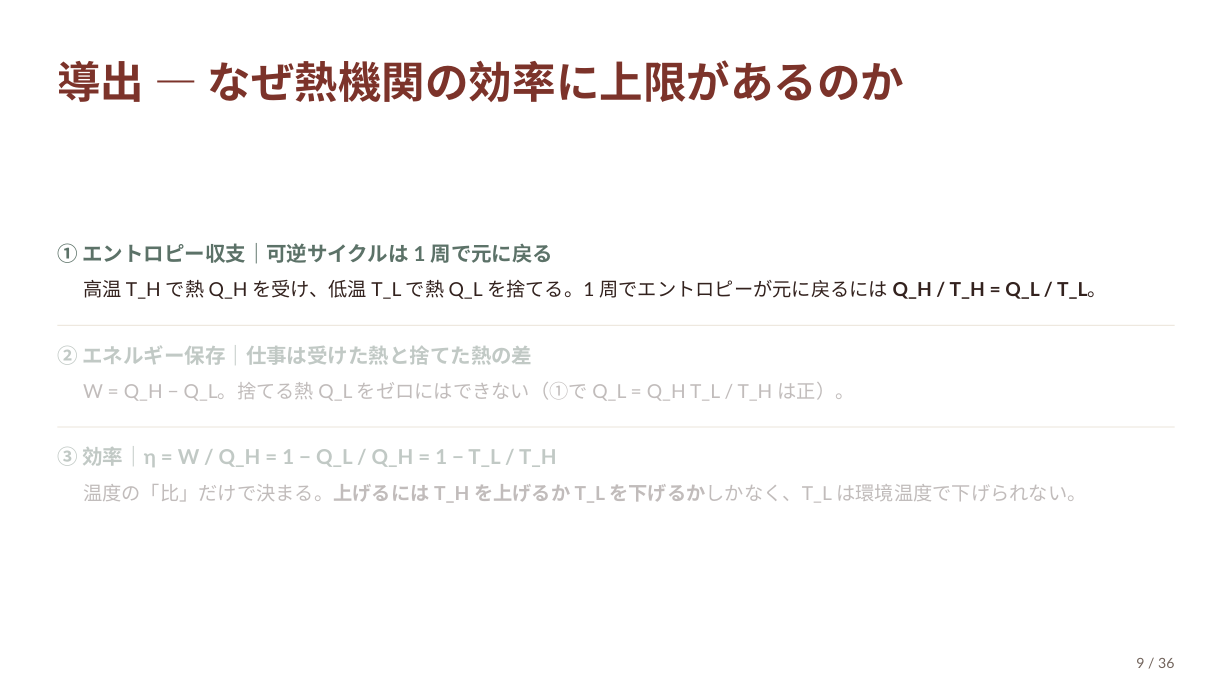
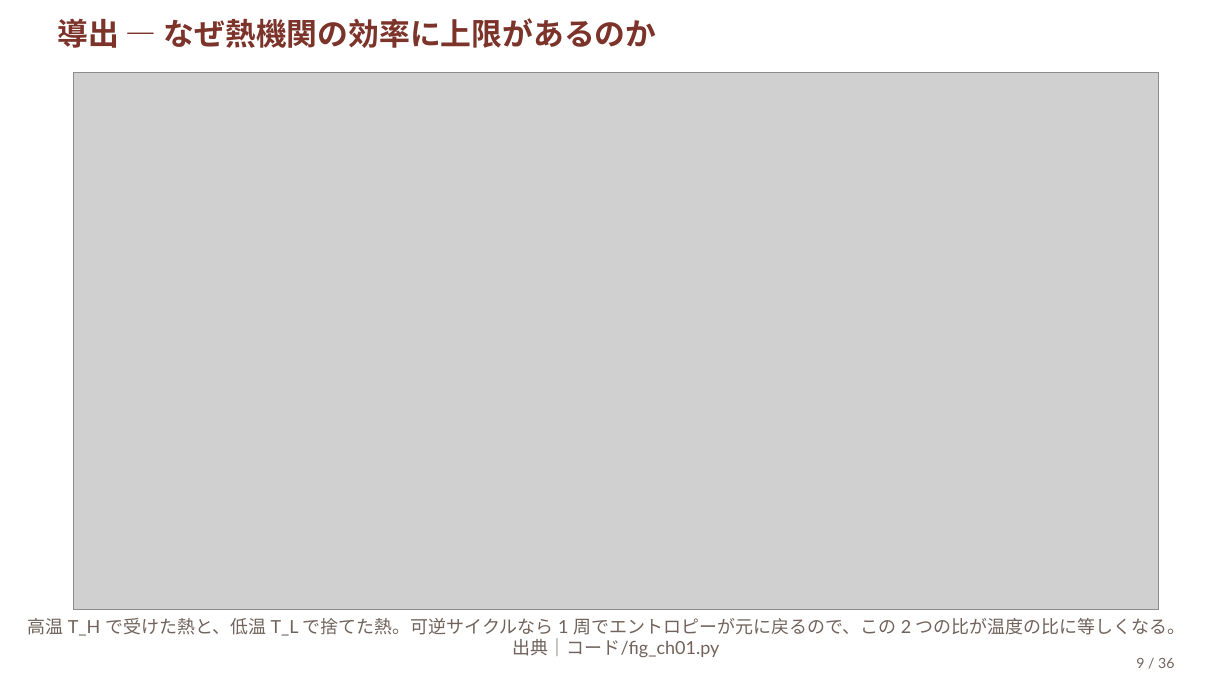
Before and after one commit to lutelute/ryukyu-power-system-2026, a slide deck: slide 9 of スライド/ch01.pptx. Drawn at 1232x693 pixels with LibreOffice and Linux fonts; fonts in the diff are those of the drawing; grey boxes stand for pictures. Boxes give left, top, right and bottom in pixels: in the first picture for what was removed or moved away, otherwise in the second. Text is boxed around its words. In the diff, an @@ line names an element or a change of style, - is before the commit and + after.

```diff
--- a/スライド/ch01.pptx
+++ b/スライド/ch01.pptx
@@ text "導出 — なぜ熱機関の効率に上限があるのか": place and size @@
-text "導出 — なぜ熱機関の効率に上限があるのか" at [57, 60, 905, 102]
+text "導出 — なぜ熱機関の効率に上限があるのか" at [57, 18, 657, 48]
@@ text "導出 — なぜ熱機関の効率に上限があるのか" at [57, 18, 657, 48]: size 33.9 to 24 pt; line spacing 1.06 to 1; vertical alignment middle to top @@
@@ picture added at [73, 72, 1159, 610] @@
@@ text removed at [57, 243, 554, 264] @@
-① エントロピー収支｜可逆サイクルは 1 周で元に戻る
@@ text removed at [83, 280, 1107, 299] @@
-高温 T_H で熱 Q_H を受け、低温 T_L で熱 Q_L を捨てる。1 周でエントロピーが元に戻るには Q_H / T_H = Q_L / T_L。
@@ rectangle removed at [57, 325, 1175, 326] @@
@@ text removed at [57, 345, 532, 365] @@
-② エネルギー保存｜仕事は受けた熱と捨てた熱の差
@@ text removed at [83, 382, 855, 401] @@
-W = Q_H − Q_L。捨てる熱 Q_L をゼロにはできない（①で Q_L = Q_H T_L / T_H は正）。
@@ rectangle removed at [57, 427, 1175, 428] @@
@@ text removed at [57, 446, 557, 467] @@
-③ 効率｜η = W / Q_H = 1 − Q_L / Q_H = 1 − T_L / T_H
@@ text removed at [83, 484, 1086, 503] @@
-温度の「比」だけで決まる。上げるには T_H を上げるか T_L を下げるかしかなく、T_L は環境温度で下げられない。
@@ text added at [28, 618, 1186, 657], 14 pt, text #71635B @@
+高温 T_H で受けた熱と、低温 T_L で捨てた熱。可逆サイクルなら 1 周でエントロピーが元に戻るので、この 2 つの比が温度の比に等しくなる。 出典｜コード/fig_ch01.py
```
Also in this commit, not shown: 2 other slides changed, 23 other files.
